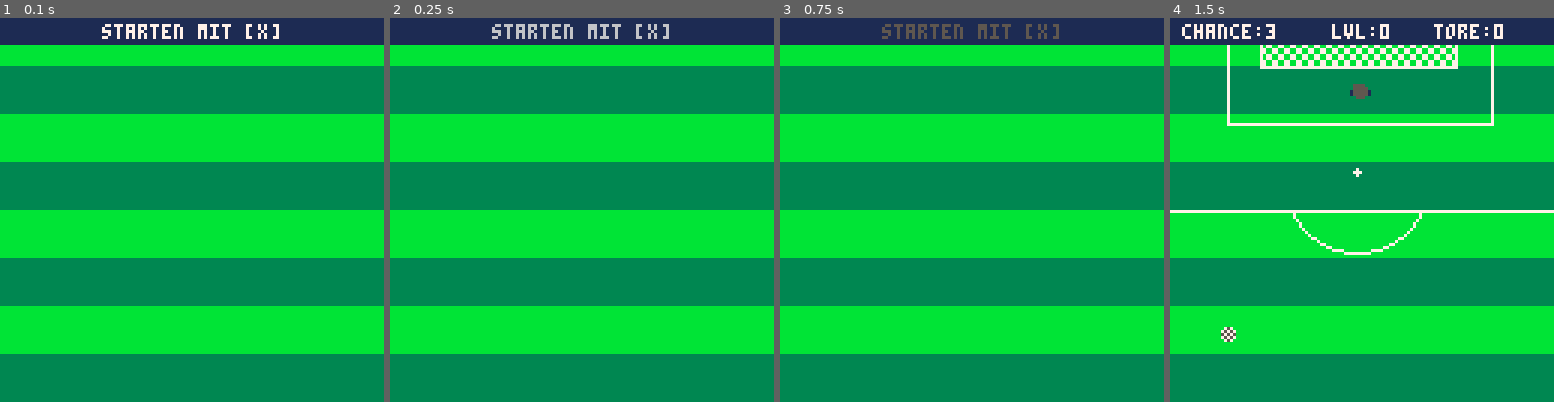
Above: before the commit, frames 1-4 (left to right).
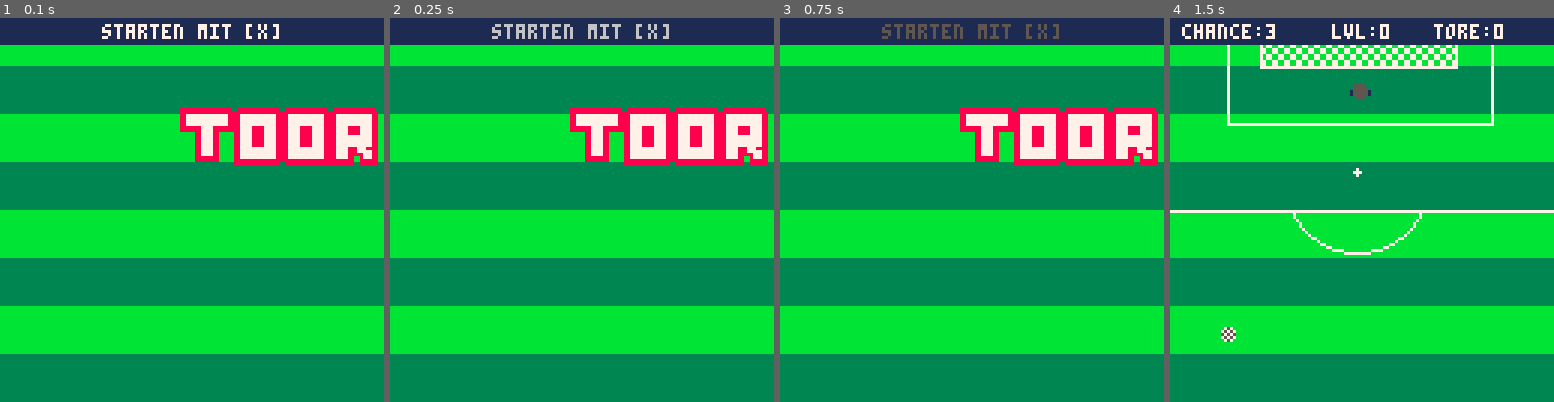
Above: after the commit, the same moments.

Repository: zothynine/torchance
Game: PICO-8 cartridge torchance.p8
The game is run twice, just before and just after one commit, with the same random seed, the same clock (stepped at 60 frames per second) and the same inputs.
Inputs:
- Up to frame 1 (0.1 s): no input
- Up to frame 2 (0.25 s): no input
- Up to frame 3 (0.75 s): tap O (Z key) at 0.33, 0.7 s
- Up to frame 4 (1.5 s): tap X (X key) at 1.07 s; tap O (Z key) at 1.43 s

The runs differ from the first frame. In frame 1, 6.8% of the frame differs, in the area x 46-99%, y 23-39%; in frame 2, 6.8%; in frame 3, 6.8%; in frame 4, nothing differs.

Commit message:
Startscreen sprite

Diff:
--- a/torchance.p8
+++ b/torchance.p8
@@ -172,6 +172,7 @@
 function draw_start()
 	--show start hint
 	draw_hint("starten mit [x]",true)
+	sspr(32,0,98,19,60,30)
 end
 -->8
 --aim
Not shown, changed: 19 lines of the sprite sheet (__gfx__) section of torchance.p8
